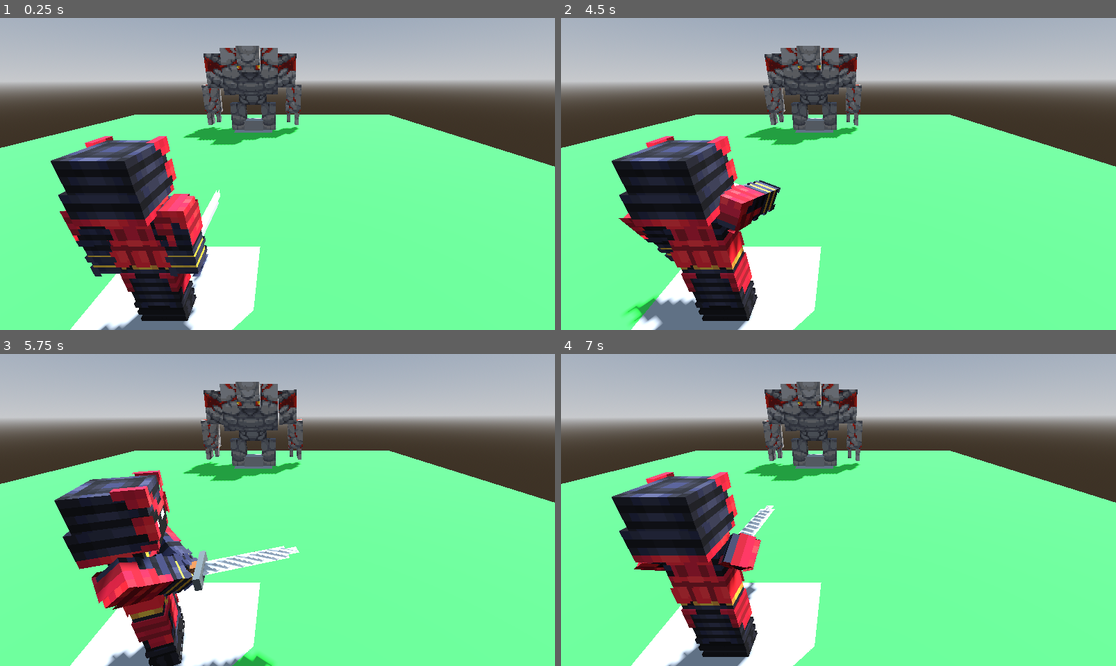
Above: before the commit, frames 1-4 (two rows, left to right).
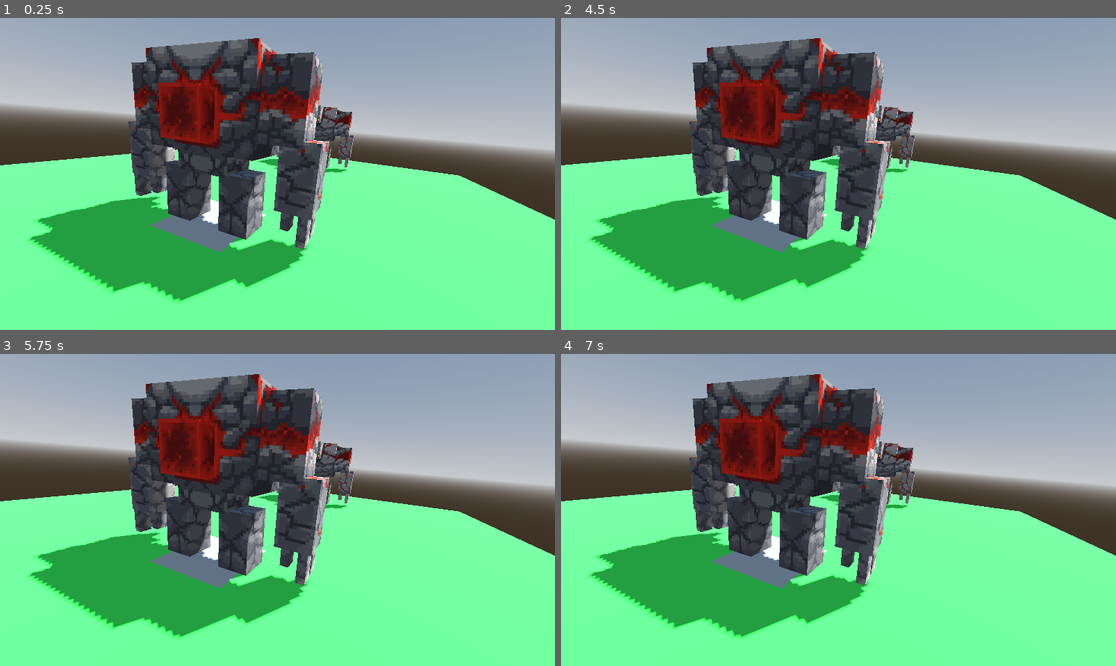
Above: after the commit, the same moments.

Repository: Comotcaiten/re_turnbase_project
Game: Godot game, scene res://test/level.tscn
Two runs of this game, one before a commit and one after it. Both use one fixed random seed, a clock stepped at 60 frames per second and the inputs below.
Inputs:
- Up to frame 1 (0.25 s): no input
- Up to frame 2 (4.5 s): tap Enter at 0.5, 2, 3.5 s; tap Space at 1.25, 2.75 s; tap 2 (ui_skill_2) at 4.15 s
- Up to frame 3 (5.75 s): tap 3 (ui_skill_3) at 4.9 s; tap 4 (ui_skill_4) at 5.65 s
- Up to frame 4 (7 s): no input

The runs differ from the first frame. In frame 1, 58% of the frame differs, in the area x 0-100%, y 0-100%; in frame 2, 59%; in frame 3, 59%; in frame 4, 58%.

Commit message:
test animation

Diff:
--- a/lib/3d/index3D.gd
+++ b/lib/3d/index3D.gd
@@ -2,28 +2,34 @@
 
 @export var player: BattleUnit
 @export var enemy: BattleUnit
+
+var play_at_first: bool = true
 
 func _ready():
   set_up()
   pass
 
 func _process(_delta: float):
+
   if Input.is_action_just_pressed("ui_skill_1"):
     print("[>] Action")
     player.RunAnimation3D("fight")
     enemy.RunAnimation3D("fight")
-  if Input.is_action_just_pressed("ui_skill_2"):
+  elif Input.is_action_just_pressed("ui_skill_2"):
     print("[>] Action")
     player.RunAnimation3D("fight2")
     enemy.RunAnimation3D("fight")
-  if Input.is_action_just_pressed("ui_skill_3"):
+  elif Input.is_action_just_pressed("ui_skill_3"):
     print("[>] Action")
     player.RunAnimation3D("fight3")
     enemy.RunAnimation3D("fight")
-  if Input.is_action_just_pressed("ui_skill_4"):
+  elif Input.is_action_just_pressed("ui_skill_4"):
     print("[>] Action")
     player.RunAnimation3D("fight4")
     enemy.RunAnimation3D("fight")
+  else:
+    player.RunAnimation3D('idle')
+    enemy.RunAnimation3D('idle')
   pass
 
 func set_up():
--- a/test/assect/Samurai.tres
+++ b/test/assect/Samurai.tres
@@ -1,7 +1,7 @@
 [gd_resource type="Resource" script_class="CharacterBase" load_steps=4 format=3 uid="uid://bf6mkcog668tu"]
 
 [ext_resource type="Script" path="res://lib/api/character/CharacterBase.gd" id="1_npux2"]
-[ext_resource type="PackedScene" uid="uid://chd3wsbnxotwv" path="res://test/model/samurai/samurai.gltf" id="1_s4h4t"]
+[ext_resource type="PackedScene" uid="uid://cl0hdd2dfp4cv" path="res://test/model/red_golem/redstone_golem.gltf" id="1_yj7tx"]
 [ext_resource type="Script" path="res://lib/api/skill/SkillLearnable.gd" id="2_bhyi8"]
 
 [resource]
@@ -14,5 +14,5 @@
 defense = 10
 speed = 10
 crit = 10
-skill_learables = Array[ExtResource("2_bhyi8")]([])
-model3D = ExtResource("1_s4h4t")
+skillLearables = Array[ExtResource("2_bhyi8")]([])
+model3D = ExtResource("1_yj7tx")
--- a/test/assect/red_golem.tres
+++ b/test/assect/red_golem.tres
@@ -14,5 +14,5 @@
 defense = 20
 speed = 5
 crit = 20
-skill_learables = Array[ExtResource("2_w4myv")]([])
+skillLearables = Array[ExtResource("2_w4myv")]([])
 model3D = ExtResource("1_hqum3")
--- a/test/level.tscn
+++ b/test/level.tscn
@@ -55,7 +55,7 @@
 [node name="AreaBattle" type="Node3D" parent="."]
 
 [node name="PlayerParty" type="Node3D" parent="AreaBattle"]
-transform = Transform3D(1, 0, 0, 0, 1, 0, 0, 0, 1, -0.012, 0, 5)
+transform = Transform3D(1, 0, 0, 0, 1, 0, 0, 0, 1, 0, 0.005, 5)
 
 [node name="MeshInstance3D" type="MeshInstance3D" parent="AreaBattle/PlayerParty"]
 visible = false
@@ -72,7 +72,7 @@
 transform = Transform3D(-0.766044, 0, -0.642788, 0, 1, 0, 0.642788, 0, -0.766044, 0, 0, 0)
 
 [node name="Camera3D" type="Camera3D" parent="AreaBattle/PlayerParty/Character/Node3D"]
-transform = Transform3D(-0.766044, -0.271654, 0.582563, 0, 0.906308, 0.422618, -0.642788, 0.323744, -0.694272, 0, 2.5, -2)
+transform = Transform3D(-0.955301, 0.0115925, 0.295408, 0.0847149, 0.968062, 0.235965, -0.283238, 0.250443, -0.925773, 2.38419e-07, 2.5, -5)
 
 [node name="EnemyParty" type="Node3D" parent="AreaBattle"]
 transform = Transform3D(1, 0, 0, 0, 1, 0, 0, 0, 1, 0, 0, -5)
Not shown: 1 places in test/assect/red_golem.tres that only renumber resources
Not shown, changed: test/model/red_golem/redstone_golem.gltf
Not shown, changed: test/model/red_golem/redstone_golem.gltf.import
Not shown, changed: test/model/red_golem/redstone_golem_0.png.import
Not shown, changed: test/model/samurai/samurai.gltf
Not shown, changed: test/model/samurai/samurai.gltf.import
Not shown, changed: test/model/samurai/samurai_0.png.import
Not shown, changed: test/model/samurai/samurai_1.png.import
Not shown, changed: lib/3d/BlockBench/redstone_golem.bbmodel
